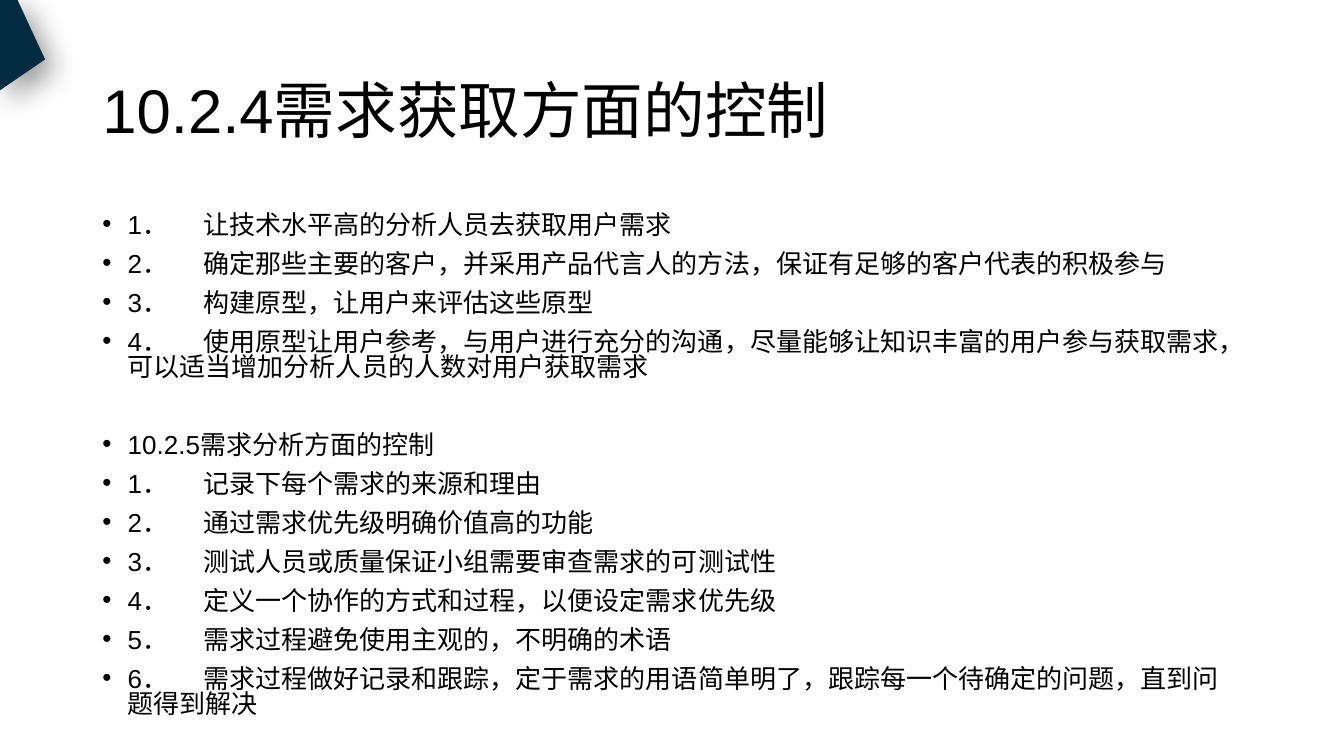
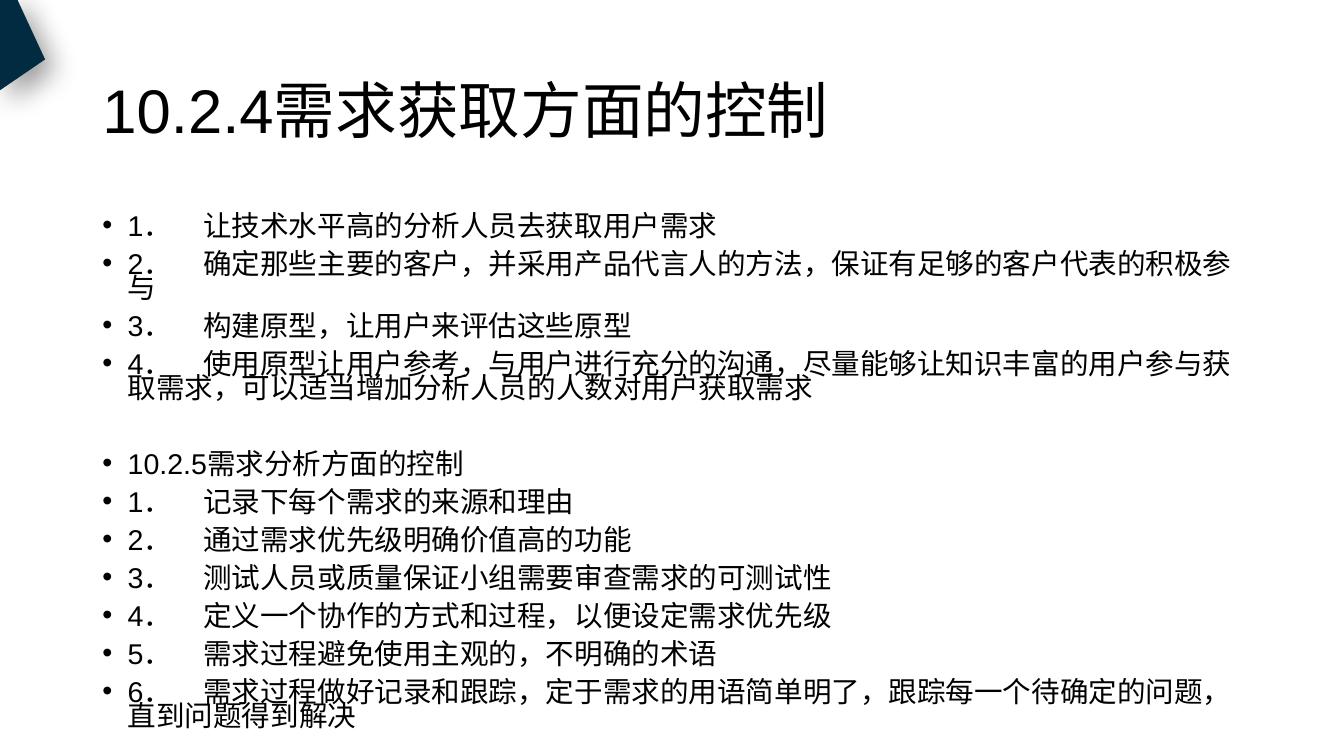
Before and after one commit to PRD2018-G18/PRD2018, a slide deck: slide 37 of 非受控文档/过程文档/需求工程计划/需求工程计划.pptx (slide 35 before the commit). Drawn at 1344x756 pixels with LibreOffice and Linux fonts; fonts in the diff are those of the drawing. Boxes give left, top, right and bottom in pixels: in the first picture for what was removed or moved away, otherwise in the second. Text is boxed around its words. In the diff, an @@ line names an element or a change of style, - is before the commit and + after.

Commit message:
修改格式，添加小组绩效

```diff
--- a/非受控文档/过程文档/需求工程计划/需求工程计划.pptx
+++ b/非受控文档/过程文档/需求工程计划/需求工程计划.pptx
@@ text "1． 让技术水平高的分析人员去获取用户需求" at bbox=[128, 212, 1231, 729]: size 18.6 to 20.4 pt; line spacing 0.8 to 0.7 @@
```
Also in this commit, not shown: 3 other slides changed, 5 slides added, 1 slide removed.
